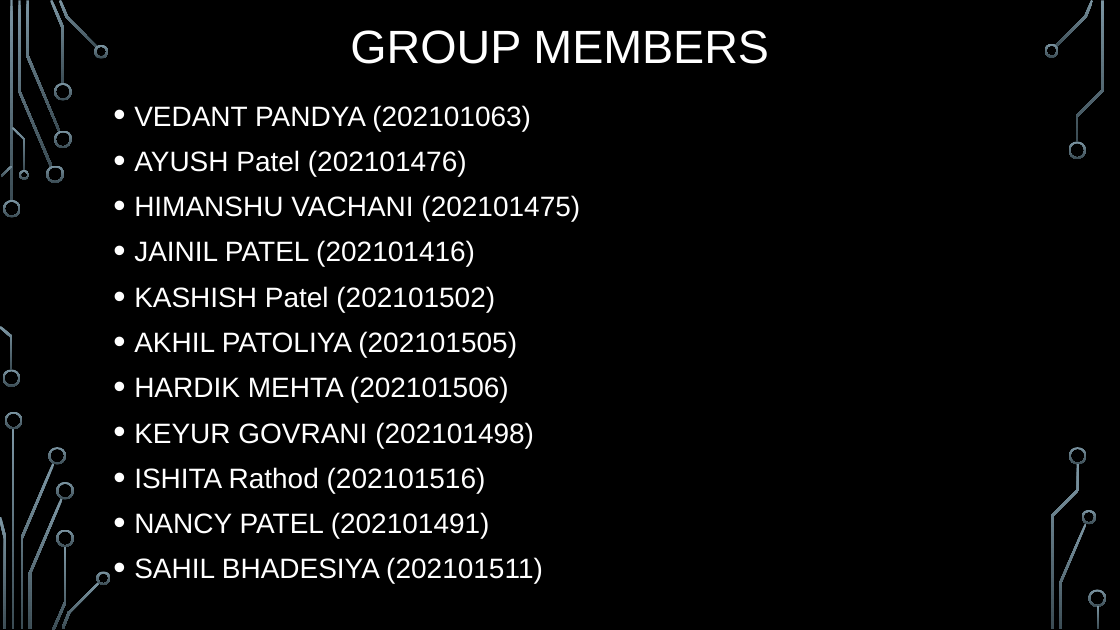
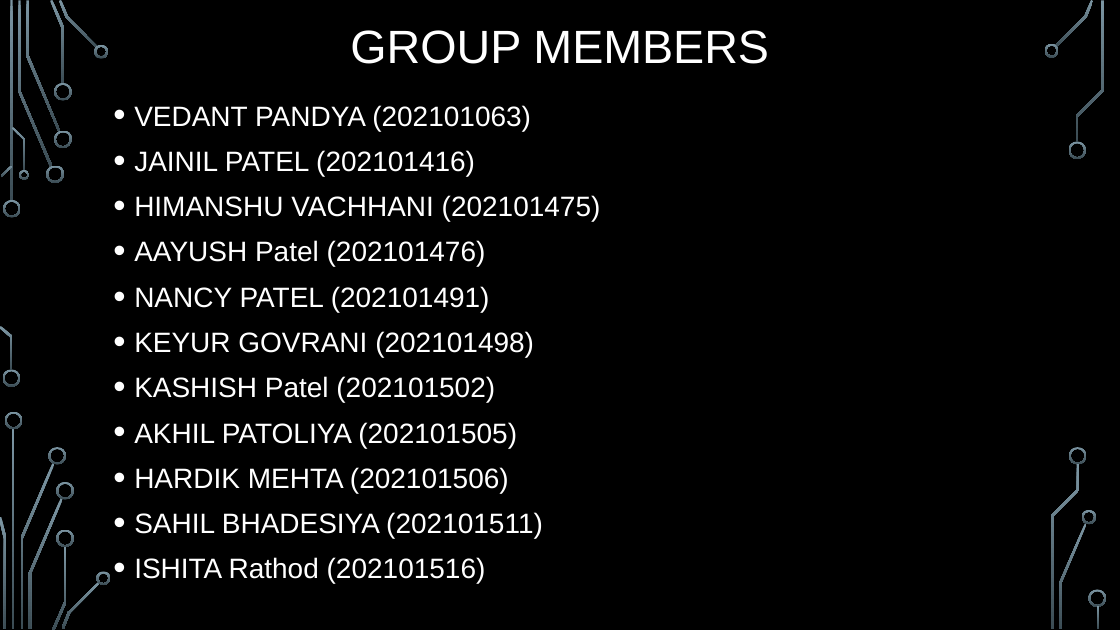
Before and after one commit to Keyur1284/Group26_Software_Project, a slide deck: slide 21 of Lab Submissions/Mid eval presentation.pptx. Drawn at 1120x630 pixels with LibreOffice and Linux fonts; fonts in the diff are those of the drawing; background and template pictures are left out. Boxes give left, top, right and bottom in pixels: in the first picture for what was removed or moved away, otherwise in the second. Text is boxed around its words. In the diff, an @@ line names an element or a change of style, - is before the commit and + after.

Commit message:
update ppt

```diff
--- a/Lab Submissions/Mid eval presentation.pptx
+++ b/Lab Submissions/Mid eval presentation.pptx
@@ text at [134, 150, 580, 221]: paragraphs removed @@
-• AYUSH Patel (202101476)
-• HIMANSHU VACHANI (202101475)
@@ text at [134, 195, 601, 357]: paragraphs added @@
+• HIMANSHU VACHHANI (202101475)
+• AAYUSH Patel (202101476)
+• NANCY PATEL (202101491)
+• KEYUR GOVRANI (202101498)
@@ text at [134, 512, 543, 538]: text changed @@
-• KEYUR GOVRANI (202101498)
+• SAHIL BHADESIYA (202101511)
@@ text at [134, 512, 543, 583]: paragraphs removed @@
-• NANCY PATEL (202101491)
-• SAHIL BHADESIYA (202101511)
```
